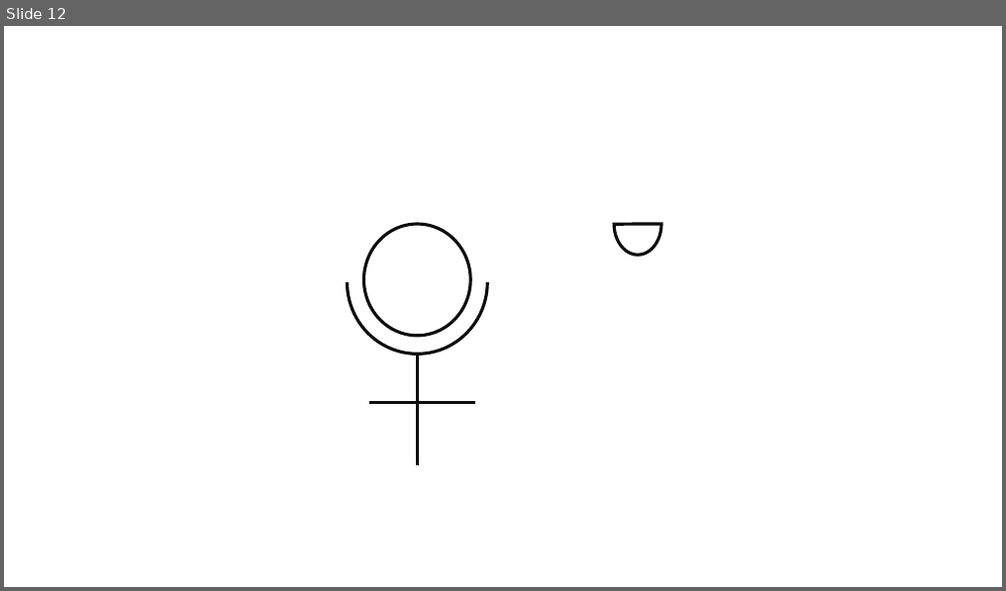
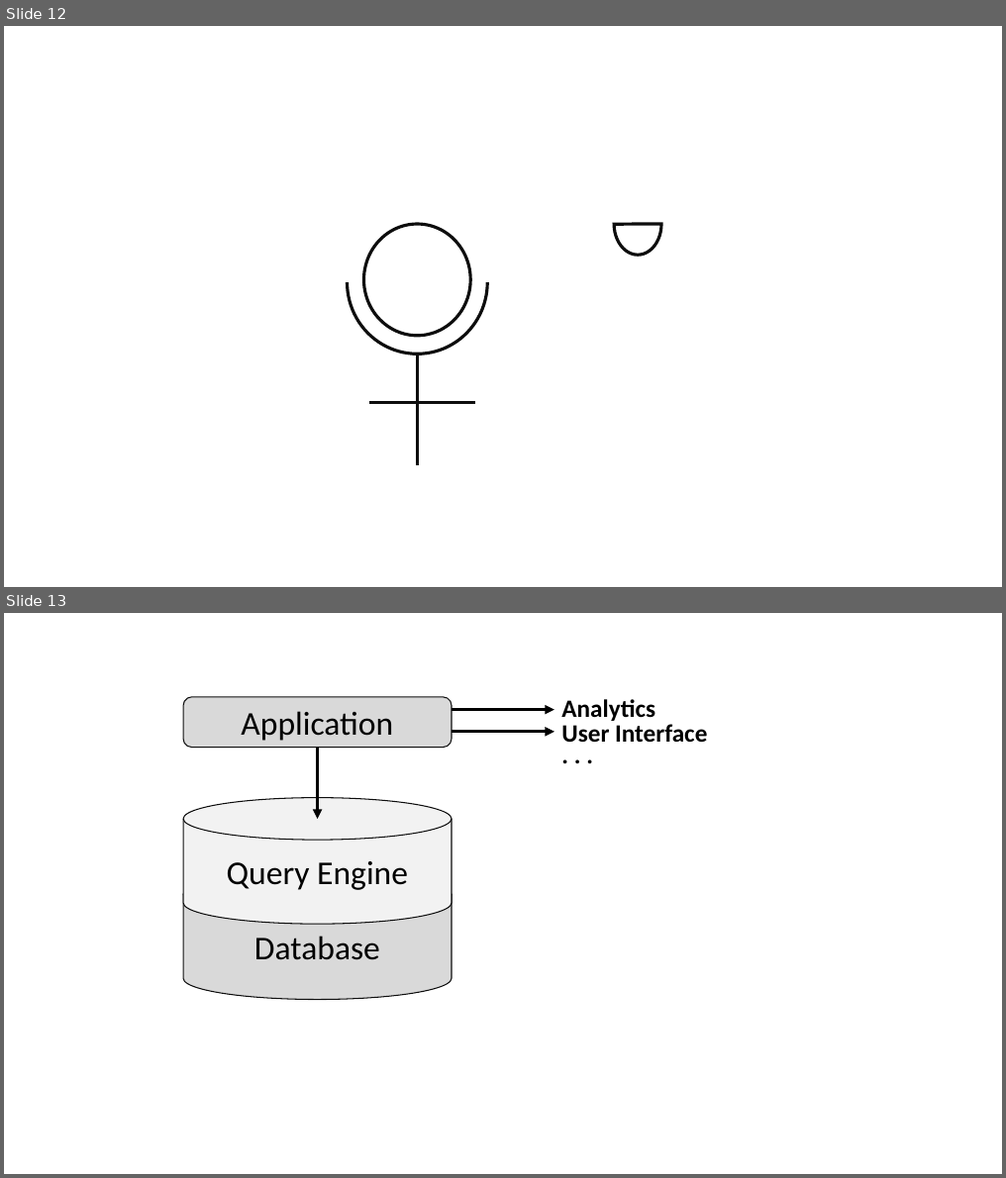
Before and after one commit to dallemang/SWWOv3, a slide deck: SWWOv3/media/ch3/Figures.pptx. Shown one above the other, each under a label of ours: slide 12 before the commit, slides 12 and 13 after it. The pictures are 1006x591 and 1006x1178 pixels, drawn with LibreOffice and Linux fonts; fonts in the diff are those of the drawing. Boxes give left, top, right and bottom in pixels: in the first picture for what was removed or moved away, otherwise in the second. Text is boxed around its words. In the diff, an @@ line names an element or a change of style, - is before the commit and + after.

```diff
--- a/SWWOv3/media/ch3/Figures.pptx
+++ b/SWWOv3/media/ch3/Figures.pptx
@@ slide 13 added at box(4, 613, 1002, 1174), background #FFFFFF @@
@@ rounded rectangle added at box(183, 697, 451, 747), fill #D9D9D9, outline #0D0D0D 1 pt, 32 pt, text #000000 @@
+Application
@@ text added at box(561, 699, 655, 721), 24 pt, text #000000, bold @@
+Analytics
@@ arrow added from (451, 710) to (554, 710), #000000 3 pt @@
@@ text added at box(561, 724, 707, 743), 24 pt, text #000000, bold @@
+User Interface
@@ arrow added from (318, 747) to (318, 819), #000000 3 pt @@
@@ arrow added from (451, 732) to (554, 732), #000000 3 pt @@
@@ text added at box(554, 735, 607, 772), 24 pt, text #000000, bold @@
+. . .
@@ cylinder added at box(183, 798, 451, 925), fill #F2F2F2, outline #0D0D0D 1 pt, 32 pt, text #000000 @@
+Query Engine
@@ cylinder added at box(183, 873, 451, 1000), fill #D9D9D9, outline #0D0D0D 1 pt, 32 pt, text #000000 @@
+Database
```
Also in this commit, not shown: 1 other slide added, 2 other files.
